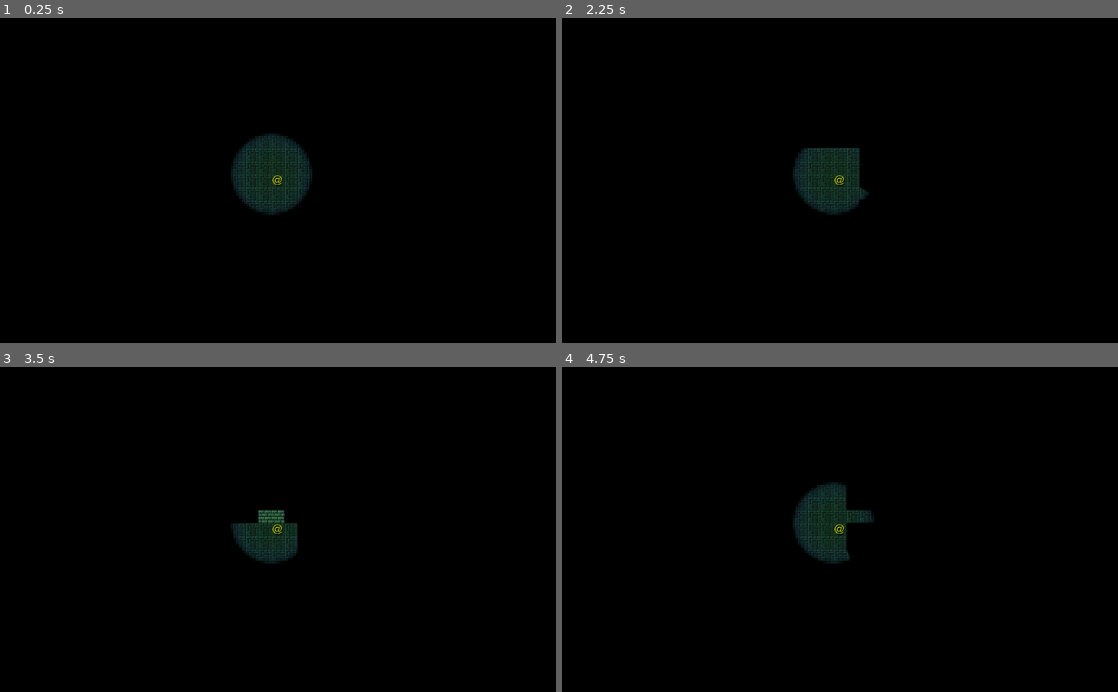
Above: before the commit, frames 1-4 (two rows, left to right).
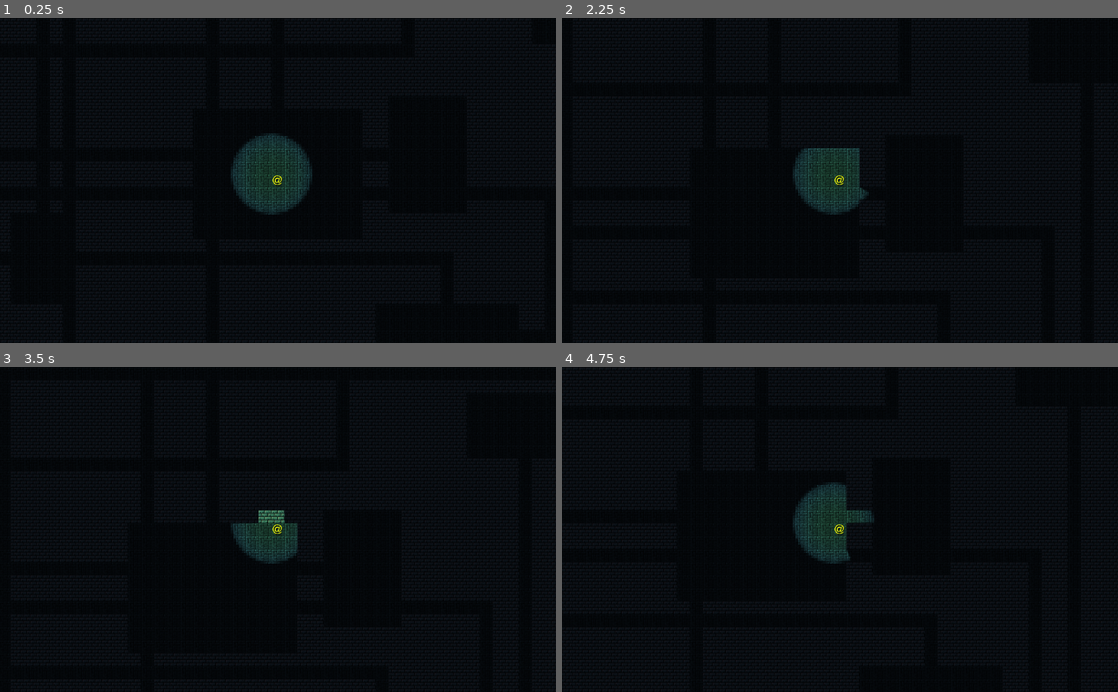
Above: after the commit, the same moments.

Repository: cyberfilth/Ashgard-Keep
Game: Godot game, scene res://scenes/Map/Map.tscn
The game is run twice, just before and just after one commit, with the same random seed, the same clock (stepped at 60 frames per second) and the same inputs.
Inputs:
- Up to frame 1 (0.25 s): no input
- Up to frame 2 (2.25 s): tap Enter at 0.5, 2 s; hold D (step_E) 0.53-1.28 s; tap Space at 1.25 s; tap W (step_N) at 1.35 s; hold E (step_NE) from 2.03 s (still down)
- Up to frame 3 (3.5 s): tap Space at 2.75 s; release E (step_NE) at 2.78 s; tap Q (step_NW) at 2.85 s
- Up to frame 4 (4.75 s): tap Enter at 3.5 s; hold X (step_S) 3.53-4.28 s; tap Space at 4.25 s; tap C (step_SE) at 4.35 s

The runs differ from the first frame. In frame 1, 4.4% of the frame differs, in the area x 0-100%, y 0-100%; in frame 2, 4.7%; in frame 3, 4.5%; in frame 4, 4.8%.

Commit message:
Bug fixing light occlusion

Diff:
--- a/scenes/Map/Map.tscn
+++ b/scenes/Map/Map.tscn
@@ -10,4 +10,4 @@
 script = ExtResource( 2 )
 
 [node name="Darkness" type="CanvasModulate" parent="."]
-color = Color( 0, 0, 0, 1 )
+color = Color( 0.301961, 0.188235, 0.215686, 0.596078 )
